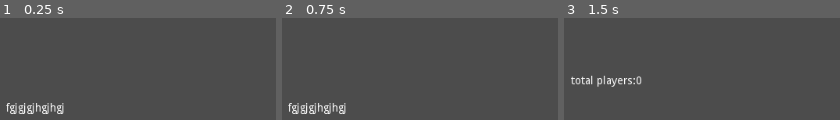
Above: before the commit, frames 1-3 (left to right).
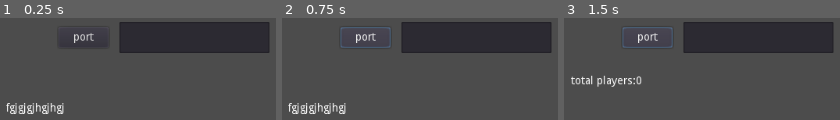
Above: after the commit, the same moments.

Repository: Galomortal47/Golang
Game: Godot game, scene res://Multyplayer.tscn
Same seed, same stepped clock (60 frames per second), same inputs: the game is played once before the commit and once after it.
Inputs (mouse positions are in pixels of both pictures, inside the frame that each line leads up to):
- Up to frame 1 (0.25 s): no input
- Up to frame 2 (0.75 s): click (364, 37) at 0.5 s, where only the run after the commit has a clickable "port"
- Up to frame 3 (1.5 s): click (646, 37) at 1.25 s, where only the run after the commit has a clickable "port"

The runs differ from the first frame. In frame 1, 17% of the frame differs, in the area x 26-98%, y 3-35%; in frame 2, 17%, in the area x 21-98%, y 3-35%; in frame 3, 17%.

Commit message:
node.js integration, redis, mongodb

Diff:
--- a/Multyplayer2/Multiplayer.gd
+++ b/Multyplayer2/Multiplayer.gd
@@ -12,8 +12,6 @@
 
 func _ready():
 	print("tcp")
-#	packet.connect_to_host( "::1", 8082)
-	packet.connect_to_host( "127.0.0.1", get_node("/root/Singleton").PORT)
 	packet.set_no_delay(true)
 	print("connected")
 
@@ -25,29 +23,24 @@
 		refresh_frames = 0
 	if not packet.is_connected_to_host():
 			packet.connect_to_host( "127.0.0.1", get_node("/root/Singleton").PORT)
+			print(get_node("/root/Singleton").PORT)
 	var peerstream = PacketPeerStream.new()
 	peerstream.set_stream_peer(packet)
 	if peerstream.get_available_packet_count() > 0:
 		data = (peerstream.get_packet())
 		string = data.get_string_from_ascii()
 		recive_data = parse_json(string)
-#		print(recive_data)
 	packet.put_string(to_json(json) + "\n")
 
 
 func ping():
 	json["time"] = str(OS.get_system_time_msecs())
-#	if recive_data.has(json["id"]):
-#		var printer = recive_data.duplicate()
-#		print(OS.get_system_time_msecs() - int((printer[json["id"]]["Object"])["time"]))
-#
 
 func pinglist():
 	var pinglist = {}
 	data = recive_data.duplicate()
 	for i in data.keys():
 		if data.has(i):
-#			print(data)
 			if data[str(i)]["Object"].has("time"):
 				var time = OS.get_system_time_msecs() - int(data[str(i)]["Object"]["time"]) - 33
 				pinglist[str(i)] = time
@@ -57,3 +50,9 @@
 	get_node("pinglist/RichTextLabel").set_text(gigatext)
 	get_node("pinglist/Label").set_text("total players:" + str(pinglist.keys().size()))
 	pinglist = {}
+
+func _on_Button_button_down():
+	get_node("/root/Singleton").PORT = int(get_node("pinglist/TextEdit").get_text())
+	print(int(get_node("pinglist/TextEdit").get_text()))
+	packet.disconnect_from_host()
+	pass # Replace with function body.
--- a/Multyplayer2/MultiplayerUDP.gd
+++ b/Multyplayer2/MultiplayerUDP.gd
@@ -16,7 +16,6 @@
 	randomize()
 	json["id"] = "HOST"
 	print("udp")
-#	packet.connect_to_host( "::1", 8082)
 	socketUDP.set_dest_address( "127.0.0.1", 10001)
 	socketUDP.listen(10002, "*")
 	print("connected")
@@ -25,19 +24,14 @@
 	ping()
 	refresh_frames += 1
 	if  refresh_frames > 60:
-#		print(recive_data)
-#		get_node("pinglist/RichTextLabel").set_text(str(recive_data))
 		pinglist()
 		refresh_frames = 0
 	if socketUDP.get_available_packet_count() > 0:
 		data = (socketUDP.get_packet())
 		string = data.get_string_from_ascii()
-#		print(string.length())
 		recive_data = parse_json(string)
-#		print(recive_data)
 	var packet = to_json(json)
 	socketUDP.put_var(str(packet))
-#	print(string)
 
 func _exit_tree():
 	json["Destroy"] = "true"
@@ -45,9 +39,6 @@
 
 func ping():
 	json["time"] = str(OS.get_system_time_msecs())
-#	if recive_data.has(json["id"]):
-#		var printer = recive_data.duplicate()
-#		print(OS.get_system_time_secs() - int(parse_json(printer[json["id"]]["Object"])["time"]))
 
 func pinglist():
 	var pinglist = {}
--- a/Multyplayer2/Multyplayer.tscn
+++ b/Multyplayer2/Multyplayer.tscn
@@ -25,3 +25,23 @@
 __meta__ = {
 "_edit_use_anchors_": false
 }
+
+[node name="Button" type="Button" parent="pinglist"]
+margin_left = 216.505
+margin_top = 11.9865
+margin_right = 280.505
+margin_bottom = 37.9865
+text = "port"
+__meta__ = {
+"_edit_use_anchors_": false
+}
+
+[node name="TextEdit" type="TextEdit" parent="pinglist"]
+margin_left = 295.0
+margin_top = 5.0
+margin_right = 487.0
+margin_bottom = 45.0
+__meta__ = {
+"_edit_use_anchors_": false
+}
+[connection signal="button_down" from="pinglist/Button" to="." method="_on_Button_button_down"]
--- a/Multyplayer2/benchmark/Benchmark.gd
+++ b/Multyplayer2/benchmark/Benchmark.gd
@@ -1,10 +1,17 @@
 extends Node
 
-
+var x = 0
+var test = 10
 
 func _ready():
-	for i in range(0,60):
+	for i in range(0,test):
 		var new_instance = load("res://benchmark/Multiplayer.tscn").instance()
 		new_instance.index = i
 		add_child(new_instance)
+		x += 1
+		if x >= test / 5:
+			print(get_node("/root/Singleton").PORT)
+			get_node("/root/Singleton").PORT += 1
+			x = 0
+
 	print(get_child_count())
--- a/Multyplayer2/benchmark/TCPbenchmarkchild.gd
+++ b/Multyplayer2/benchmark/TCPbenchmarkchild.gd
@@ -12,8 +12,8 @@
 var index = 0
 
 func _ready():
-#	packet.connect_to_host( "::1", 8082)
-	json.id = "player" + str(index)
+	randomize()
+	json.id = "player" + str(index) + str(int(rand_range(0,100)))
 	packet.connect_to_host( "127.0.0.1", get_node("/root/Singleton").PORT)
 	packet.set_no_delay(true)
 
--- a/Multyplayer2/singleton.gd
+++ b/Multyplayer2/singleton.gd
@@ -1,3 +1,3 @@
 extends Node
 
-var PORT = 8083
+var PORT = 8080
Not shown, removed: Stress Test/app.js
Not shown, removed: Stress Test/stress.js
Not shown, removed: TCP/tcp-client.go
Not shown, removed: TCP/tcp-server.go
Not shown, removed: Thread/thread.go
Not shown, removed: UDP/client.go
Not shown, removed: UDP/server.go
Not shown, removed: UDP2/client.go
Not shown, removed: UDP2/server.go
Not shown, changed: bat.bat
Not shown, removed: gocache/gocache.go
Not shown, removed: hellow/main.go
(and 17 more such lines)
